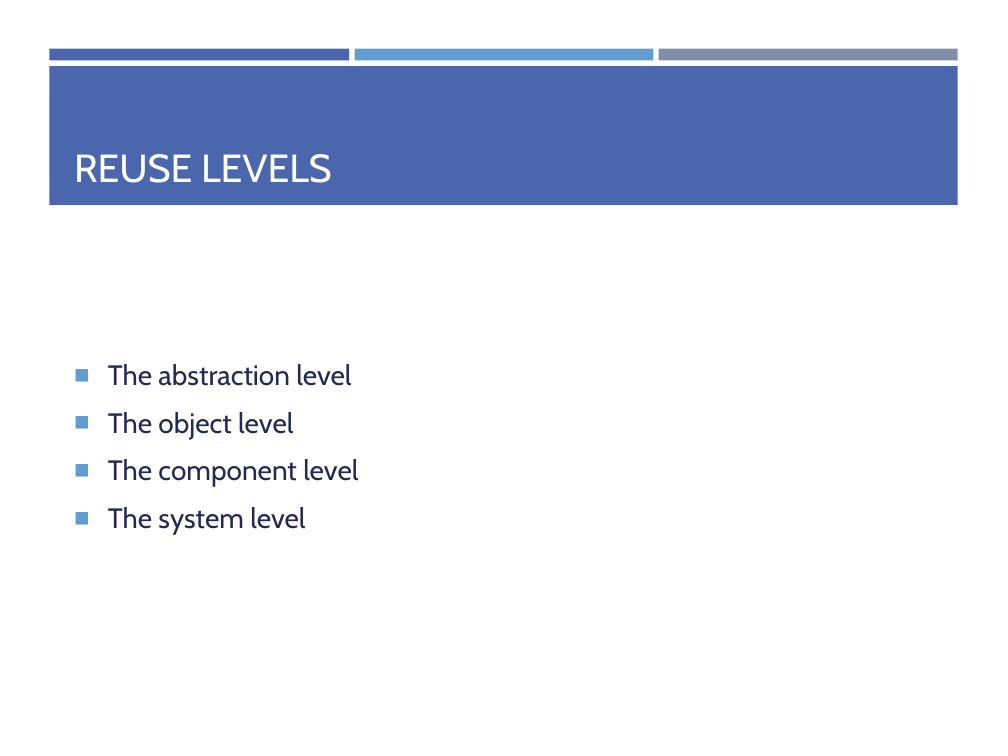
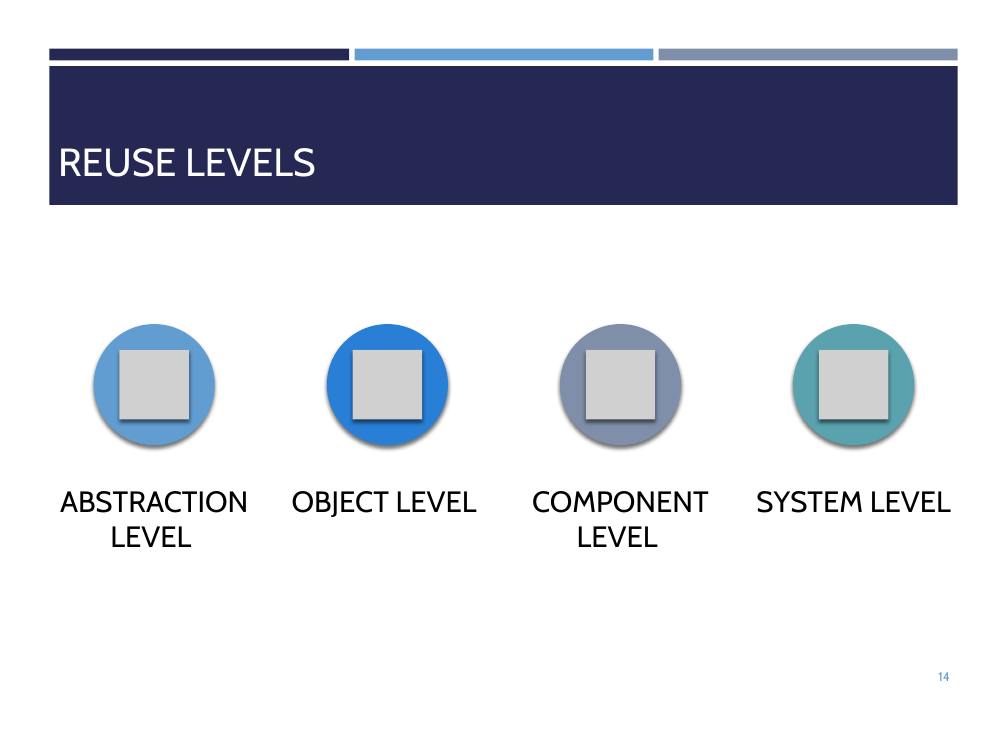
Before and after one commit to yazdipour/presentations, a slide deck: slide 14 of 2019Nov_Design_Implementation/Ch7.pptx (slide 19 before the commit). Drawn at 1008x756 pixels with LibreOffice and Linux fonts; fonts in the diff are those of the drawing; grey boxes stand for pictures. Boxes give left, top, right and bottom in pixels: in the first picture for what was removed or moved away, otherwise in the second. Text is boxed around its words. In the diff, an @@ line names an element or a change of style, - is before the commit and + after.

```diff
--- a/2019Nov_Design_Implementation/Ch7.pptx
+++ b/2019Nov_Design_Implementation/Ch7.pptx
@@ rectangle at [49, 48, 349, 60]: fill #4A66AC to #242852 @@
@@ title "REUSE LEVELS": place and size @@
-title "REUSE LEVELS" at [74, 154, 332, 183]
+title "REUSE LEVELS" at [58, 148, 316, 177]
@@ title "REUSE LEVELS" at [58, 148, 316, 177]: text colour #FFFFFF to #FFFEFF @@
@@ rectangle at [49, 67, 958, 206]: fill #4A66AC to #242852 @@
@@ text removed at [108, 364, 358, 534] @@
-■ The abstraction level
-■ The object level
-■ The component level
-■ The system level
@@ group added at [60, 325, 951, 547]: 4 ellipses, 4 pictures, 4 texts @@
+ABSTRACTION LEVEL
+OBJECT LEVEL
+COMPONENT LEVEL
+SYSTEM LEVEL
@@ page number added at [938, 672, 950, 681], 9 pt, text #629DD1 @@
+14
```
Also in this commit, not shown: 18 other slides changed, 5 slides added, 5 slides removed, 3 other files.
